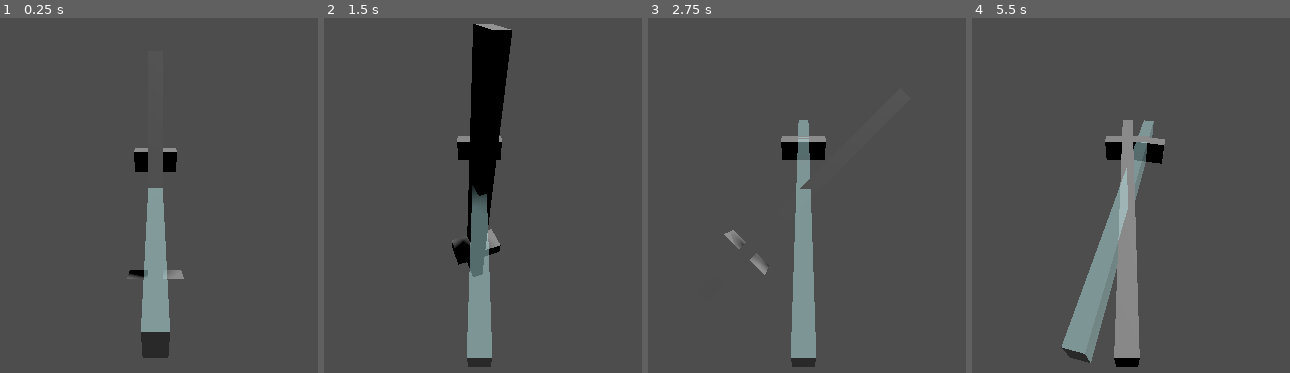
Above: before the commit, frames 1-4 (left to right).
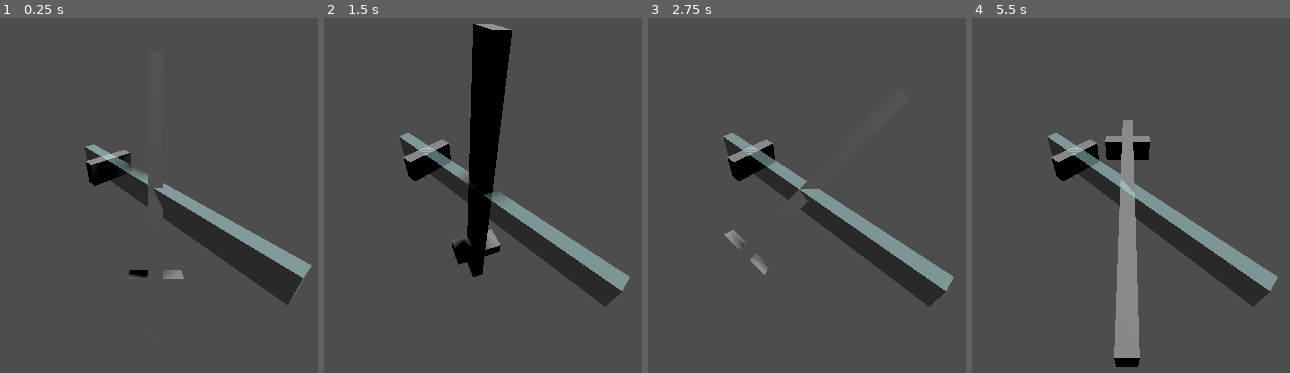
Above: after the commit, the same moments.

Repository: Lukko-Digital/Bladebearer
Game: Godot game, scene res://src/main.tscn
Same seed, same stepped clock (60 frames per second), same inputs: the game is played once before the commit and once after it.
Inputs:
- Up to frame 1 (0.25 s): no input
- Up to frame 2 (1.5 s): hold D (right) 0.53-1.28 s; hold Shift (shift) 0.53-1.28 s; tap Enter at 1.25 s; hold S (backward) from 1.28 s (still down); tap Space (space) at 1.35 s
- Up to frame 3 (2.75 s): release S (backward) at 2.03 s; hold D (right) from 2.03 s (still down); hold Shift (shift) from 2.03 s (still down)
- Up to frame 4 (5.5 s): tap Space (space) at 2.75, 2.85, 4.35, 5 s; release D (right) at 2.78 s; release Shift (shift) at 2.78 s; hold W (forward) 2.78-3.53 s; hold Shift (shift) 3.53-4.28 s; hold A (left) 3.53-5.03 s; tap Enter at 4.25 s; hold S (backward) from 5.03 s (still down); hold Shift (shift) from 5.03 s (still down)

The runs differ from the first frame. In frame 1, 11% of the frame differs, in the area x 26-99%, y 35-96%; in frame 2, 10%; in frame 3, 11%; in frame 4, 12%, in the area x 23-97%, y 28-98%.

Commit message:
rename target ball to target, add classnames

Diff:
--- a/src/main.tscn
+++ b/src/main.tscn
@@ -1,7 +1,8 @@
-[gd_scene load_steps=3 format=3 uid="uid://p423tqksuch1"]
+[gd_scene load_steps=4 format=3 uid="uid://p423tqksuch1"]
 
 [ext_resource type="PackedScene" uid="uid://ctoxk5ywvn75r" path="res://src/sword.tscn" id="1_bdv3j"]
-[ext_resource type="PackedScene" uid="uid://ccb8dq5qk5vev" path="res://src/target_ball.tscn" id="2_54gg4"]
+[ext_resource type="PackedScene" uid="uid://ccb8dq5qk5vev" path="res://src/target.tscn" id="2_54gg4"]
+[ext_resource type="PackedScene" uid="uid://dkue1bq4ffn1r" path="res://src/main_camera.tscn" id="2_vb7ep"]
 
 [node name="Main" type="Node3D"]
 
@@ -10,10 +11,8 @@
 shadow_enabled = true
 
 [node name="Sword" parent="." node_paths=PackedStringArray("target_ball") instance=ExtResource("1_bdv3j")]
-target_ball = NodePath("../TargetBall")
+target_ball = NodePath("../Target")
 
-[node name="Camera3D" type="Camera3D" parent="."]
-transform = Transform3D(1, 0, 0, 0, 1, 0, 0, 0, 1, 0, 0, 0.827516)
-fov = 90.0
+[node name="MainCamera" parent="." instance=ExtResource("2_vb7ep")]
 
-[node name="TargetBall" parent="." instance=ExtResource("2_54gg4")]
+[node name="Target" parent="." instance=ExtResource("2_54gg4")]
--- a/src/sword.gd
+++ b/src/sword.gd
@@ -1,4 +1,5 @@
 extends Node3D
+class_name Sword
 
 const ROTATION_LERP_SPEED = 0.2
 
--- a/src/target_ball.gd
+++ b/src/target.gd
@@ -1,4 +1,5 @@
 extends Node3D
+class_name Target
 
 const ROTATION_LERP_SPEED = 0.15
 
--- a/src/target_ball.tscn
+++ b/src/target.tscn
@@ -1,6 +1,6 @@
 [gd_scene load_steps=5 format=3 uid="uid://ccb8dq5qk5vev"]
 
-[ext_resource type="Script" path="res://src/target_ball.gd" id="1_rhyst"]
+[ext_resource type="Script" path="res://src/target.gd" id="1_rhyst"]
 [ext_resource type="PackedScene" uid="uid://b404ka4awh3r" path="res://src/sword_mesh.tscn" id="2_mukhp"]
 
 [sub_resource type="CapsuleMesh" id="CapsuleMesh_vyjgv"]
@@ -11,7 +11,7 @@
 transparency = 1
 albedo_color = Color(0.788235, 1, 1, 0.466667)
 
-[node name="TargetBall" type="Node3D"]
+[node name="Target" type="Node3D"]
 script = ExtResource("1_rhyst")
 
 [node name="MeshInstance3D" type="MeshInstance3D" parent="."]
